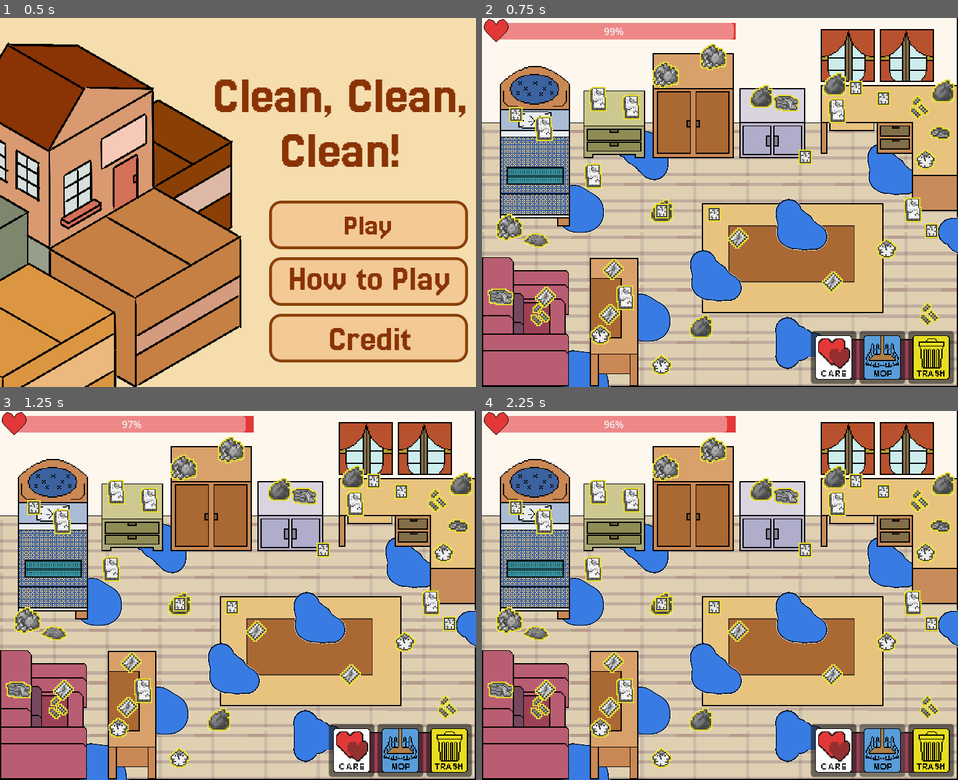
Above: before the commit, frames 1-4 (two rows, left to right).
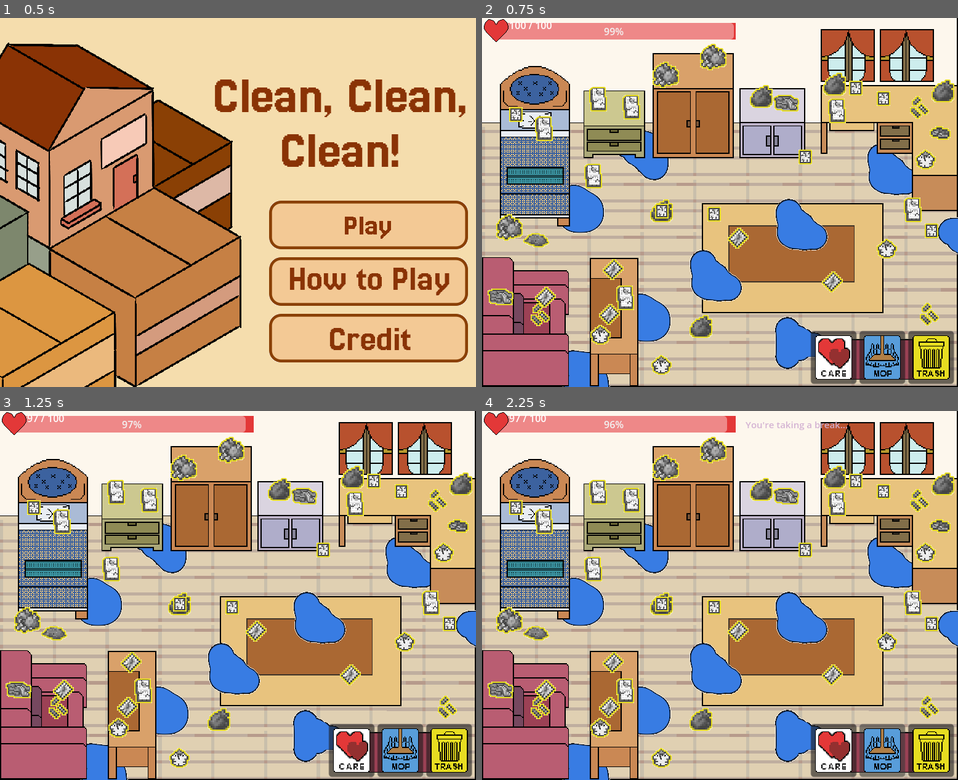
Above: after the commit, the same moments.

Repository: mistlmxstl/Beyond-Game-Jam
Game: Godot game, scene res://Levels/Main_menu.tscn
Same seed, same stepped clock (60 frames per second), same inputs: the game is played once before the commit and once after it.
Inputs (mouse positions are in pixels of both pictures, inside the frame that each line leads up to):
- Up to frame 1 (0.5 s): no input
- Up to frame 2 (0.75 s): click (848, 224) at 0.5 s
- Up to frame 3 (1.25 s): no input
- Up to frame 4 (2.25 s): click (834, 750) at 1.25 s; click (881, 750) at 2 s

Frame 1 is identical in both runs. In frame 2, less than 0.1% of the frame differs, in the area x 2-15%, y 1-3%; in frame 3, less than 0.1%; in frame 4, 0.2%, in the area x 2-77%, y 1-6%.

Commit message:
feat : pop-up game over

Diff:
--- /dev/null
+++ b/Levels/game_over_panel.gd
@@ -0,0 +1,114 @@
+extends ColorRect
+class_name GameOverPanel
+
+signal try_again_pressed
+
+@onready var panel: PanelContainer = $CenterContainer/PanelContainer
+@onready var title_label: Label = $CenterContainer/PanelContainer/VBoxContainer/TitleLabel
+@onready var subtitle_label: Label = $CenterContainer/PanelContainer/VBoxContainer/SubtitleLabel
+@onready var try_again_button: Button = $CenterContainer/PanelContainer/VBoxContainer/TryAgainButton
+
+var pulse_tween: Tween
+
+func _ready() -> void:
+	visible = false
+	mouse_filter = Control.MOUSE_FILTER_STOP
+	process_mode = Node.PROCESS_MODE_WHEN_PAUSED
+	try_again_button.process_mode = Node.PROCESS_MODE_WHEN_PAUSED
+	try_again_button.pressed.connect(_on_try_again_button_pressed)
+
+	color = Color(0, 0, 0, 0.0)
+	_setup_styles()
+
+func _setup_styles() -> void:
+	var panel_style := StyleBoxFlat.new()
+	panel_style.bg_color = Color(0.08, 0.04, 0.05, 0.96)
+	panel_style.border_color = Color(0.75, 0.18, 0.22, 1.0)
+	panel_style.border_width_left = 3
+	panel_style.border_width_top = 3
+	panel_style.border_width_right = 3
+	panel_style.border_width_bottom = 3
+	panel_style.corner_radius_top_left = 6
+	panel_style.corner_radius_top_right = 6
+	panel_style.corner_radius_bottom_left = 6
+	panel_style.corner_radius_bottom_right = 6
+	panel_style.content_margin_left = 28
+	panel_style.content_margin_right = 28
+	panel_style.content_margin_top = 24
+	panel_style.content_margin_bottom = 24
+	panel.add_theme_stylebox_override("panel", panel_style)
+
+	title_label.text = "GAME OVER"
+	title_label.horizontal_alignment = HORIZONTAL_ALIGNMENT_CENTER
+	title_label.add_theme_font_size_override("font_size", 30)
+	title_label.add_theme_color_override("font_color", Color(1.0, 0.78, 0.78))
+	title_label.modulate = Color(1.0, 0.9, 0.9, 1.0)
+
+	subtitle_label.text = "You pushed yourself too far.\nThe room is still watching."
+	subtitle_label.horizontal_alignment = HORIZONTAL_ALIGNMENT_CENTER
+	subtitle_label.add_theme_font_size_override("font_size", 16)
+	subtitle_label.add_theme_color_override("font_color", Color(0.86, 0.82, 0.82))
+
+	try_again_button.text = "TRY AGAIN"
+	try_again_button.custom_minimum_size = Vector2(190, 46)
+
+	var normal_style := StyleBoxFlat.new()
+	normal_style.bg_color = Color(0.38, 0.08, 0.10, 1.0)
+	normal_style.border_color = Color(0.95, 0.65, 0.65, 1.0)
+	normal_style.border_width_left = 2
+	normal_style.border_width_top = 2
+	normal_style.border_width_right = 2
+	normal_style.border_width_bottom = 2
+	normal_style.corner_radius_top_left = 5
+	normal_style.corner_radius_top_right = 5
+	normal_style.corner_radius_bottom_left = 5
+	normal_style.corner_radius_bottom_right = 5
+
+	var hover_style: StyleBoxFlat = normal_style.duplicate()
+	hover_style.bg_color = Color(0.55, 0.10, 0.12, 1.0)
+
+	var pressed_style: StyleBoxFlat = normal_style.duplicate()
+	pressed_style.bg_color = Color(0.22, 0.04, 0.05, 1.0)
+
+	try_again_button.add_theme_stylebox_override("normal", normal_style)
+	try_again_button.add_theme_stylebox_override("hover", hover_style)
+	try_again_button.add_theme_stylebox_override("pressed", pressed_style)
+	try_again_button.add_theme_color_override("font_color", Color(1, 0.95, 0.95))
+
+func show_panel() -> void:
+	visible = true
+	modulate.a = 0.0
+	panel.scale = Vector2(0.92, 0.92)
+	color = Color(0, 0, 0, 0.0)
+	title_label.modulate = Color(1.0, 0.9, 0.9, 1.0)
+
+	var tween := create_tween()
+	tween.set_pause_mode(Tween.TWEEN_PAUSE_PROCESS)
+	tween.parallel().tween_property(self, "color", Color(0.02, 0.0, 0.0, 0.84), 0.35)
+	tween.parallel().tween_property(self, "modulate:a", 1.0, 0.25)
+	tween.parallel().tween_property(panel, "scale", Vector2.ONE, 0.22)
+
+	await tween.finished
+	_start_horror_pulse()
+
+func hide_panel() -> void:
+	if pulse_tween != null:
+		pulse_tween.kill()
+	visible = false
+
+func _start_horror_pulse() -> void:
+	if pulse_tween != null:
+		pulse_tween.kill()
+
+	pulse_tween = create_tween()
+	pulse_tween.set_loops()
+	pulse_tween.set_pause_mode(Tween.TWEEN_PAUSE_PROCESS)
+
+	pulse_tween.parallel().tween_property(panel, "scale", Vector2(1.015, 1.015), 1.2)
+	pulse_tween.parallel().tween_property(title_label, "modulate", Color(0.85, 0.55, 0.55, 0.9), 0.9)
+	pulse_tween.tween_interval(0.05)
+	pulse_tween.parallel().tween_property(panel, "scale", Vector2.ONE, 1.0)
+	pulse_tween.parallel().tween_property(title_label, "modulate", Color(1.0, 0.9, 0.9, 1.0), 0.8)
+
+func _on_try_again_button_pressed() -> void:
+	try_again_pressed.emit()
--- a/Levels/level 1.tscn
+++ b/Levels/level 1.tscn
@@ -11,6 +11,7 @@
 [ext_resource type="PackedScene" uid="uid://dk7x2i6d6ckl5" path="res://Assets/Water/Water.tscn" id="7_bu6x3"]
 [ext_resource type="Texture2D" uid="uid://pjphrxf48qh1" path="res://Assets/UI/Heart (full).png" id="10_365w1"]
 [ext_resource type="Script" uid="uid://dp3pe4a045d8p" path="res://Levels/care_popup.gd" id="11_n48tk"]
+[ext_resource type="Script" uid="uid://dsyt1ym73de5v" path="res://Levels/game_over_panel.gd" id="12_qfol3"]
 
 [sub_resource type="StyleBoxFlat" id="StyleBoxFlat_n48tk"]
 bg_color = Color(0.8901961, 0.21960784, 0.21960784, 1)
@@ -321,6 +322,45 @@
 offset_bottom = 31.0
 text = "X"
 
+[node name="GameOverPanel" type="ColorRect" parent="CanvasLayer" unique_id=598326994]
+visible = false
+anchors_preset = 15
+anchor_right = 1.0
+anchor_bottom = 1.0
+grow_horizontal = 2
+grow_vertical = 2
+color = Color(0, 0, 0, 0.003921569)
+script = ExtResource("12_qfol3")
+
+[node name="CenterContainer" type="CenterContainer" parent="CanvasLayer/GameOverPanel" unique_id=1804610956]
+layout_mode = 1
+anchors_preset = 15
+anchor_right = 1.0
+anchor_bottom = 1.0
+grow_horizontal = 2
+grow_vertical = 2
+
+[node name="PanelContainer" type="PanelContainer" parent="CanvasLayer/GameOverPanel/CenterContainer" unique_id=877845493]
+layout_mode = 2
+
+[node name="VBoxContainer" type="VBoxContainer" parent="CanvasLayer/GameOverPanel/CenterContainer/PanelContainer" unique_id=2042207741]
+layout_mode = 2
+theme_override_constants/separation = 12
+
+[node name="TitleLabel" type="Label" parent="CanvasLayer/GameOverPanel/CenterContainer/PanelContainer/VBoxContainer" unique_id=1625533114]
+layout_mode = 2
+text = "GAME OVER"
+
+[node name="SubtitleLabel" type="Label" parent="CanvasLayer/GameOverPanel/CenterContainer/PanelContainer/VBoxContainer" unique_id=1523869238]
+layout_mode = 2
+text = "You pushed yourself too far.
+Take a breath and try again."
+
+[node name="TryAgainButton" type="Button" parent="CanvasLayer/GameOverPanel/CenterContainer/PanelContainer/VBoxContainer" unique_id=960160238]
+custom_minimum_size = Vector2(180, 44)
+layout_mode = 2
+text = "Try Again"
+
 [connection signal="pressed" from="Care button/Care" to="." method="_on_button_3_pressed"]
 [connection signal="pressed" from="Cleaning tools buttons/Mop" to="." method="_on_mop_pressed"]
 [connection signal="pressed" from="Cleaning tools buttons/Trash" to="." method="_on_trash_pressed"]
--- a/Script/game_manager.gd
+++ b/Script/game_manager.gd
@@ -5,6 +5,7 @@
 signal cleaning_progress(trash_left, water_left)
 signal level_completed
 signal care_changed(current_care, max_care, distortion_strength, chaos_strength)
+signal game_over
 
 var current_tool = "none"
 
@@ -23,6 +24,7 @@
 var total_water = 0
 
 var is_level_finished := false
+var is_game_over := false
 
 func _ready() -> void:
 	current_tool = "none"
@@ -31,15 +33,19 @@
 	water_mopped = 0
 	is_level_finished = false
 	is_taking_break = false
+	is_game_over = false
 
 func _process(delta: float) -> void:
-	if is_level_finished or is_taking_break:
+	if is_level_finished or is_taking_break or is_game_over:
 		return
 
 	if current_care > 0.0:
 		current_care -= care_drain_per_second * delta
 		current_care = max(current_care, 0.0)
 		_emit_care()
+
+		if current_care <= 0.0:
+			_trigger_game_over()
 
 func setup_level(trash_count: int, water_count: int) -> void:
 	current_tool = "none"
@@ -50,12 +56,16 @@
 	total_water = water_count
 	is_level_finished = false
 	is_taking_break = false
+	is_game_over = false
 
 	_emit_progress()
 	tool_changed.emit(current_tool)
 	_emit_care()
 
 func set_tool(tool_name: String) -> void:
+	if is_game_over:
+		return
+
 	if is_taking_break:
 		notification_requested.emit("You're taking a break...")
 		return
@@ -74,6 +84,9 @@
 			notification_requested.emit(tool_name + " equipped")
 
 func add_care(amount: float, show_notification: bool = true) -> void:
+	if is_game_over:
+		return
+
 	current_care += amount
 	current_care = clamp(current_care, 0.0, max_care)
 	_emit_care()
@@ -82,6 +95,9 @@
 		notification_requested.emit("Care +" + str(int(amount)))
 
 func start_break() -> void:
+	if is_game_over:
+		return
+
 	if is_level_finished:
 		return
 
@@ -100,7 +116,7 @@
 
 	await get_tree().create_timer(break_duration).timeout
 
-	if is_level_finished:
+	if is_level_finished or is_game_over:
 		is_taking_break = false
 		return
 
@@ -109,11 +125,17 @@
 	is_taking_break = false
 
 func pickup_trash() -> void:
+	if is_game_over:
+		return
+
 	trash_picked += 1
 	print("Picked up trash")
 	_check_level_complete()
 
 func mop_floor() -> void:
+	if is_game_over:
+		return
+
 	water_mopped += 1
 	print("Mopped floor")
 	_check_level_complete()
@@ -127,6 +149,16 @@
 		is_level_finished = true
 		notification_requested.emit("All clean! Next level unlocked")
 		level_completed.emit()
+
+func _trigger_game_over() -> void:
+	if is_game_over:
+		return
+
+	is_game_over = true
+	current_tool = "none"
+	tool_changed.emit(current_tool)
+	notification_requested.emit("Game Over")
+	game_over.emit()
 
 func _emit_progress() -> void:
 	var trash_left = max(total_trash - trash_picked, 0)
@@ -142,14 +174,17 @@
 	)
 
 func get_distortion_strength() -> float:
-	if current_care > 25.0:
+	if current_care > 50.0:
 		return 0.0
-	elif current_care > 20.0:
-		return remap(current_care, 25.0, 20.0, 0.05, 0.35)
+	elif current_care > 15.0:
+		return remap(current_care, 50.0, 15.0, 0.1, 0.7)
 	else:
-		return remap(current_care, 20.0, 0.0, 0.4, 1.0)
+		return 1.0
 
 func get_chaos_strength() -> float:
-	if current_care > 20.0:
+	if current_care > 50.0:
 		return 0.0
-	return remap(current_care, 20.0, 0.0, 0.0, 1.0)
+	elif current_care > 15.0:
+		return remap(current_care, 50.0, 15.0, 0.0, 0.5)
+	else:
+		return remap(current_care, 15.0, 0.0, 0.5, 1.0)
--- a/Script/level_1.gd
+++ b/Script/level_1.gd
@@ -6,6 +6,7 @@
 @onready var care_label: Label = $CanvasLayer/CareLabel
 @onready var distortion_overlay: ColorRect = $CanvasLayer/DistortionOverlay
 @onready var care_popup: CarePopup = $CanvasLayer/CarePopup
+@onready var game_over_panel: GameOverPanel = $CanvasLayer/GameOverPanel
 
 @onready var normal_room: Node2D = $Environment
 @onready var distorted_room: Node2D = $DistortedEnvironment
@@ -48,7 +49,15 @@
 	normal_room.visible = true
 	distorted_room.visible = false
 
+	tool_notification.visible = true
+	care_bar.visible = true
+	care_label.visible = true
+
 	distortion_overlay.mouse_filter = Control.MOUSE_FILTER_IGNORE
+
+	if game_over_panel != null:
+		game_over_panel.hide_panel()
+		game_over_panel.try_again_pressed.connect(_on_try_again_pressed)
 
 	care_popup.popup_closed.connect(_on_popup_closed)
 
@@ -57,6 +66,7 @@
 	game_manager.tool_changed.connect(_on_tool_changed)
 	game_manager.cleaning_progress.connect(_on_cleaning_progress)
 	game_manager.care_changed.connect(_on_care_changed)
+	game_manager.game_over.connect(_on_game_over)
 
 	var trash_count: int = get_tree().get_nodes_in_group("trash").size()
 	var water_count: int = get_tree().get_nodes_in_group("water").size()
@@ -67,6 +77,9 @@
 
 func _process(delta: float) -> void:
 	if care_popup.is_open():
+		return
+
+	if game_over_panel != null and game_over_panel.visible:
 		return
 
 	if is_flickering and not is_locked_distorted and not visual_transition_running:
@@ -79,15 +92,21 @@
 func _on_button_3_pressed() -> void:
 	if care_popup.is_open():
 		return
+	if game_over_panel != null and game_over_panel.visible:
+		return
 	game_manager.start_break()
 
 func _on_mop_pressed() -> void:
 	if care_popup.is_open():
 		return
+	if game_over_panel != null and game_over_panel.visible:
+		return
 	game_manager.set_tool("Mop")
 
 func _on_trash_pressed() -> void:
 	if care_popup.is_open():
+		return
+	if game_over_panel != null and game_over_panel.visible:
 		return
 	game_manager.set_tool("Trash bag")
 
@@ -106,11 +125,13 @@
 func _show_notification(message: String) -> void:
 	if care_popup.is_open():
 		return
+	if game_over_panel != null and game_over_panel.visible:
+		return
 
 	tool_notification.text = message
 	tool_notification.modulate.a = 1.0
 
-	var tween = create_tween()
+	var tween := create_tween()
 	tween.tween_interval(1.0)
 	tween.tween_property(tool_notification, "modulate:a", 0.0, 0.5)
 
@@ -130,11 +151,9 @@
 		previous_care = current_care
 		return
 
-	# care > 50 = normal room
 	if current_care > CARE_FLICKER_START:
 		_show_normal_room()
 
-	# 50 >= care > 15 = flicker, makin cepat saat care turun
 	elif current_care > CARE_LOCK_DISTORTED:
 		if previous_care > CARE_FLICKER_START and current_care <= CARE_FLICKER_START and not has_shown_popup_50:
 			has_shown_popup_50 = true
@@ -155,7 +174,6 @@
 				is_flickering = true
 				flicker_interval = _get_flicker_interval(current_care)
 
-	# care <= 15 = fast flicker once, lalu lock distorted
 	else:
 		if previous_care > CARE_LOCK_DISTORTED and current_care <= CARE_LOCK_DISTORTED and not has_shown_popup_20:
 			has_shown_popup_20 = true
@@ -226,3 +244,20 @@
 
 func _on_popup_closed() -> void:
 	_on_tool_changed(game_manager.current_tool)
+
+func _on_game_over() -> void:
+	Input.set_custom_mouse_cursor(null)
+
+	tool_notification.visible = false
+	care_bar.visible = false
+	care_label.visible = false
+	distortion_overlay.color = Color(0.35, 0.0, 0.0, 0.45)
+
+	if game_over_panel != null:
+		game_over_panel.show_panel()
+
+	get_tree().paused = true
+
+func _on_try_again_pressed() -> void:
+	get_tree().paused = false
+	get_tree().reload_current_scene()
Not shown, added: Levels/game_over_panel.gd.uid
